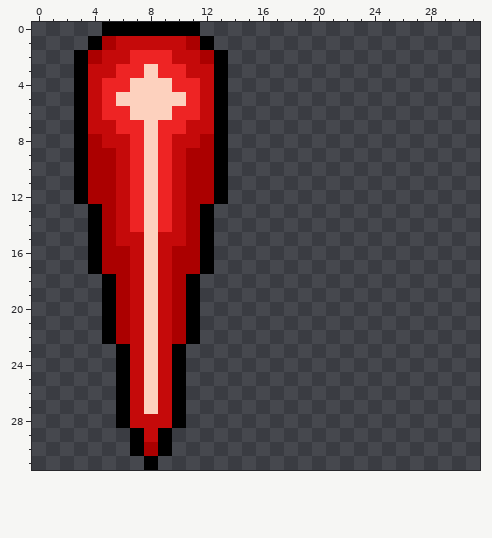
One commit to this pixel-art file: Starfighter Combat/Assets/Resources/Sprites/Weapons/LaserRed.aseprite. Above is the file before it was changed.
32x32 pixels, 1 frame. The old version is drawn lined up with the new one.
Once edited:
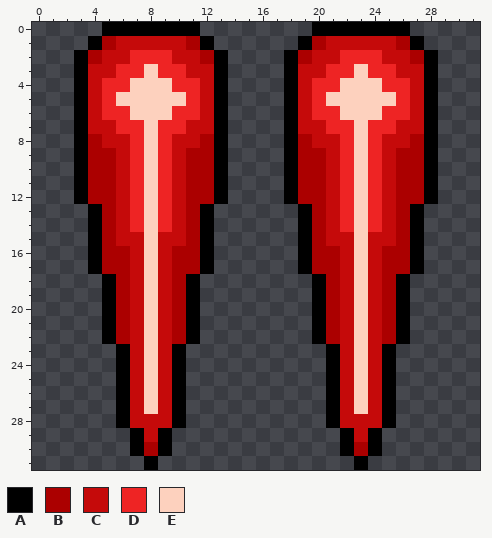
Palette (. is transparent): A #000000  B #ab0000  C #c50a0a  D #ee2424  E #fdd1be
Edits made:
{"change": "whole drawing moved by -7,+0 (the old picture is shown already moved)"}
{"y":0,"x":20,"old":".......","new":"AAAAAAA"}
{"y":1,"x":19,"old":".........","new":"ABCCCCCBA"}
{"y":2,"x":18,"old":"...........","new":"ABCCDDDCCBA"}
{"y":3,"x":18,"old":"...........","new":"ACCDDEDDCCA"}
{"y":4,"x":18,"old":"...........","new":"ACDDEEEDDCA"}
{"y":5,"x":18,"old":"...........","new":"ACDEEEEEDCA"}
{"y":6,"x":18,"old":"...........","new":"ACDDEEEDDCA"}
{"y":7,"x":18,"old":"...........","new":"ACCDDEDDCCA"}
{"y":8,"x":18,"old":"...........","new":"ABCCDEDCCBA"}
{"y":9,"x":18,"old":"...........","new":"ABBCDEDCBBA"}
{"y":10,"x":18,"old":"...........","new":"ABBCDEDCBBA"}
{"y":11,"x":18,"old":"...........","new":"ABBCDEDCBBA"}
{"y":12,"x":18,"old":"...........","new":"ABBCDEDCBBA"}
{"y":13,"x":19,"old":".........","new":"ABCDEDCBA"}
{"y":14,"x":19,"old":".........","new":"ABCDEDCBA"}
{"y":15,"x":19,"old":".........","new":"ABCCECCBA"}
{"y":16,"x":19,"old":".........","new":"ABBCECBBA"}
{"y":17,"x":19,"old":".........","new":"ABBCECBBA"}
{"y":18,"x":20,"old":".......","new":"ABCECBA"}
{"y":19,"x":20,"old":".......","new":"ABCECBA"}
{"y":20,"x":20,"old":".......","new":"ABCECBA"}
{"y":21,"x":20,"old":".......","new":"ABCECBA"}
{"y":22,"x":20,"old":".......","new":"ABCECBA"}
{"y":23,"x":21,"old":".....","new":"ACECA"}
{"y":24,"x":21,"old":".....","new":"ACECA"}
{"y":25,"x":21,"old":".....","new":"ACECA"}
{"y":26,"x":21,"old":".....","new":"ACECA"}
{"y":27,"x":21,"old":".....","new":"ACECA"}
{"y":28,"x":21,"old":".....","new":"ACCCA"}
{"y":29,"x":22,"old":"...","new":"ACA"}
{"y":30,"x":22,"old":"...","new":"ABA"}
{"y":31,"x":23,"old":".","new":"A"}
